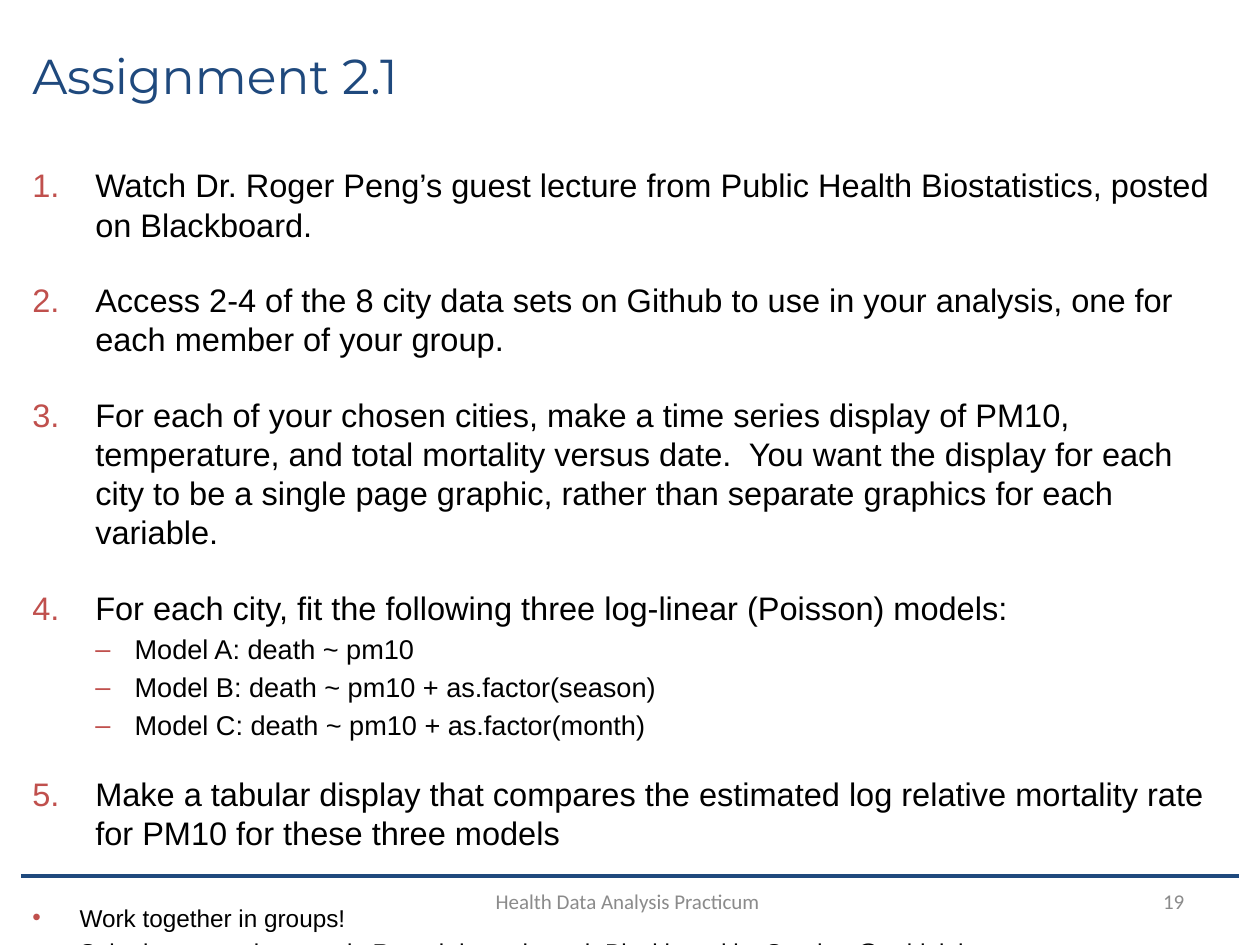
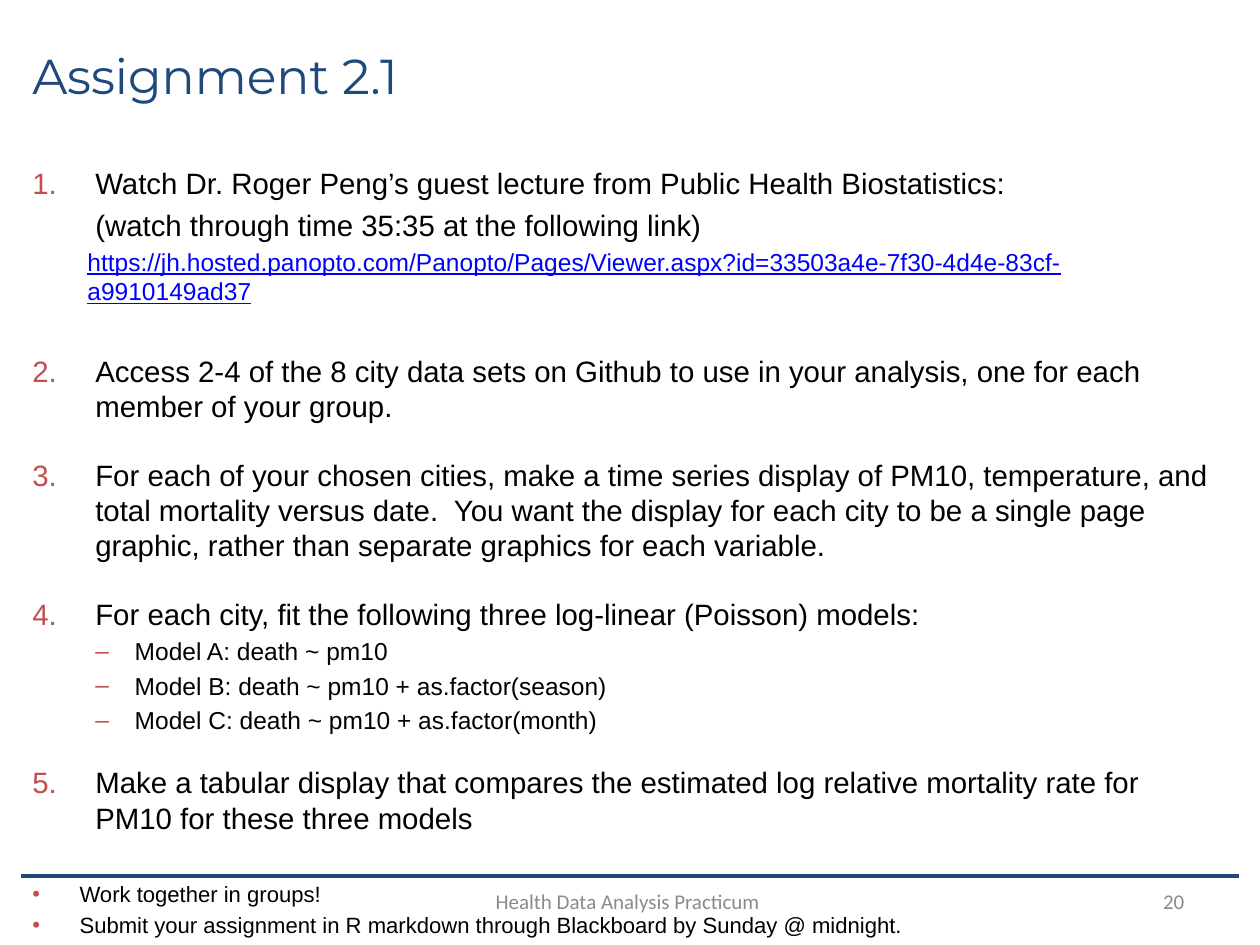
Before and after one commit to health-data-analysis-practicum-2019/class_materials, a slide deck: slide 20 of Module2/Mod2_Class1_2019.pptx (slide 19 before the commit). Drawn at 1260x945 pixels with LibreOffice and Linux fonts; fonts in the diff are those of the drawing. Boxes give left, top, right and bottom in pixels: in the first picture for what was removed or moved away, otherwise in the second. Text is boxed around its words. In the diff, an @@ line names an element or a change of style, - is before the commit and + after.

```diff
--- a/Module2/Mod2_Class1_2019.pptx
+++ b/Module2/Mod2_Class1_2019.pptx
@@ text at (87,172,1060,304): text changed; size 18.6 to 16.8 pt @@
-1. Watch Dr. Roger Peng’s guest lecture from Public Health Biostatistics, posted on Blackboard.
+1. Watch Dr. Roger Peng’s guest lecture from Public Health Biostatistics:
+(watch through time 35:35 at the following link)
+  https://jh.hosted.panopto.com/Panopto/Pages/Viewer.aspx?id=33503a4e-7f30-4d4e-83cf-a9910149ad37
@@ text at (80,360,1207,938): size 18.6 to 16.8 pt in "Access 2-4 of the 8 city data ...", "For each of your chosen cities, make ...", "For each city, fit the following three ...", "Make a tabular display that compares the ..."; size 15.5 to 14 pt in "Model A: death ~ pm10", "Model B: death ~ pm10 + as.factor(season)", "Model C: death ~ pm10 + as.factor(month)"; size 13.9 to 12.6 pt in "Work together in groups!", "Submit your assignment in R markdown through ..." @@
@@ page number at (1163,895,1184,909): text changed @@
-19
+20
```
Also in this commit, not shown: 1 slide added, 1 other file.
